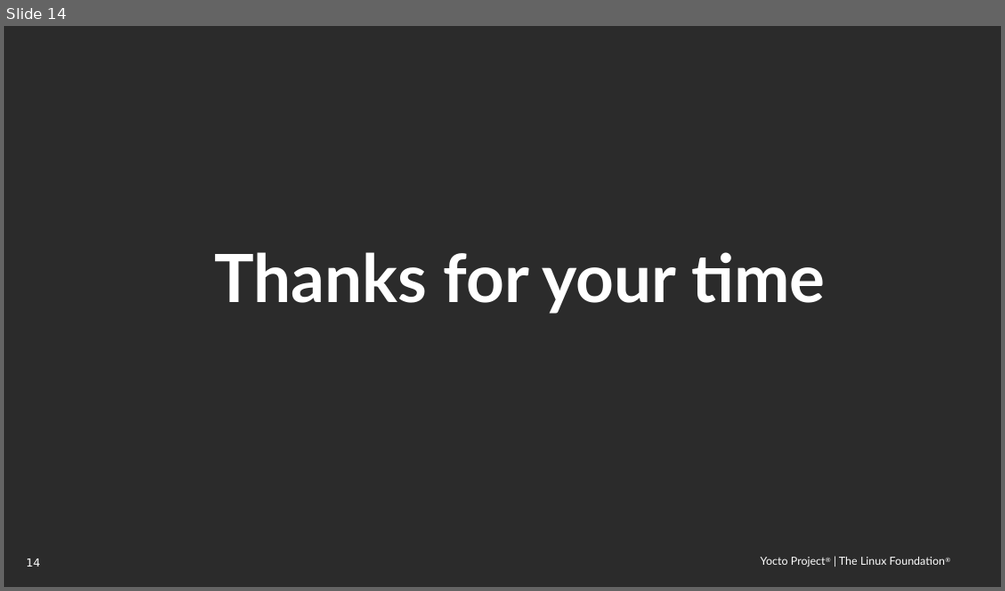
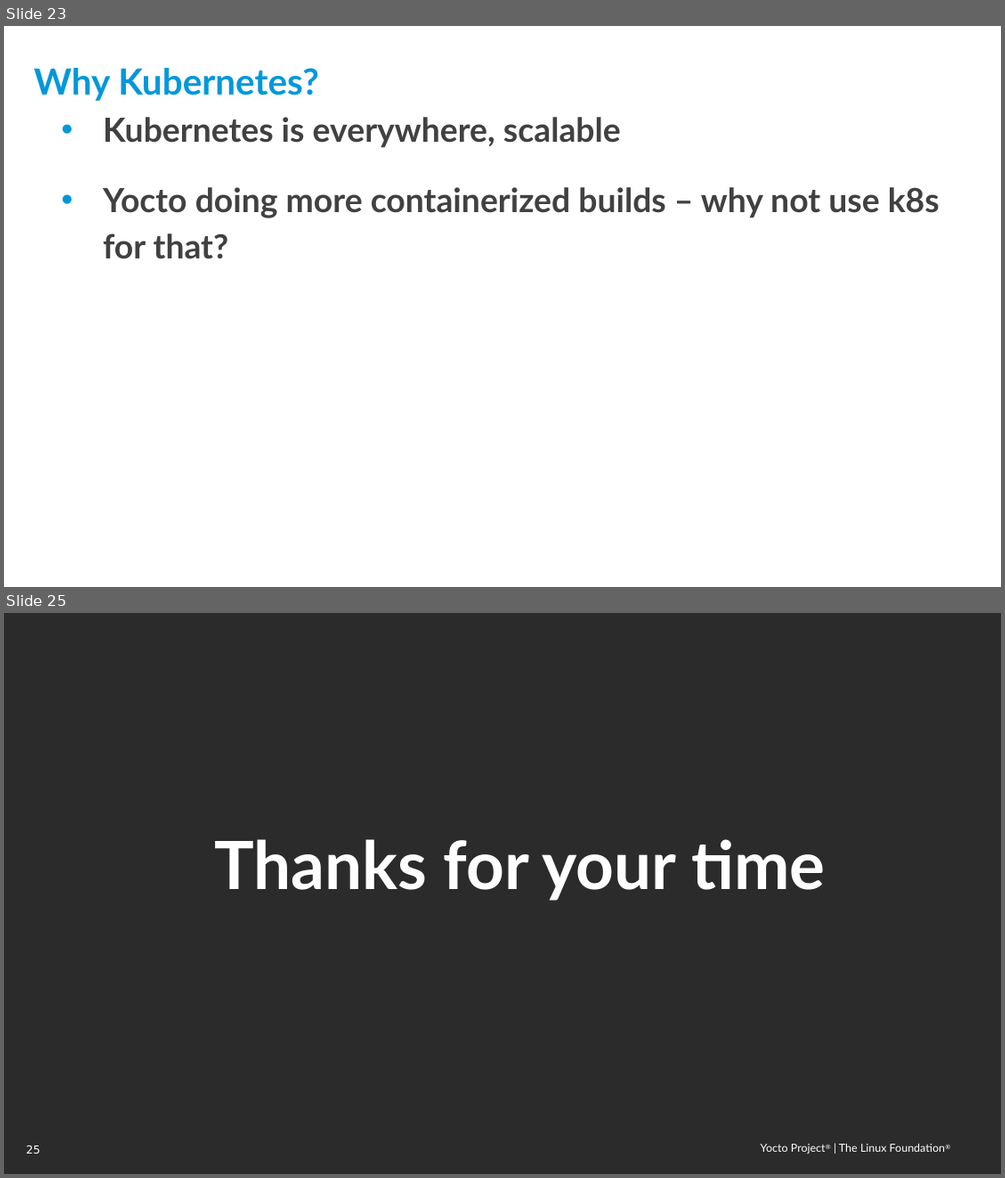
Before and after one commit to threexc/yocto-tekton, a slide deck: yddtalk/YP_DevDay_k8s_tekton.odp. Shown one above the other, each under a label of ours: slide 14 before the commit, slides 23 and 25 after it; the slides between them are not shown. The pictures are 1005x591 and 1005x1178 pixels, drawn with LibreOffice and Linux fonts; fonts in the diff are those of the drawing; background and template pictures are left out; a plain dark background stands for a picture behind light text. Boxes give left, top, right and bottom in pixels: in the first picture for what was removed or moved away, otherwise in the second. Text is boxed around its words. In the diff, an @@ line names an element or a change of style, - is before the commit and + after.

```diff
--- a/yddtalk/YP_DevDay_k8s_tekton.odp
+++ b/yddtalk/YP_DevDay_k8s_tekton.odp
@@ slide 23 added at bbox=[4, 26, 1001, 587], background picture (left out); not listed: 2 template elements that a slide beside it also shows @@
@@ title added at bbox=[34, 68, 319, 101], 26 pt, text #0098DB, bold @@
+Why Kubernetes?
@@ text added at bbox=[103, 117, 939, 259], 24 pt, text #414141, bold @@
+• Kubernetes is everywhere, scalable
+• Yocto doing more containerized builds – why not use k8s for that?
@@ what was slide 14 is now slide 25 @@
@@ page number at bbox=[26, 1145, 40, 1153]: text changed @@
-14
+25
```
Also in this commit, not shown: 3 slides changed, 11 other slides added, 1 slide removed.
